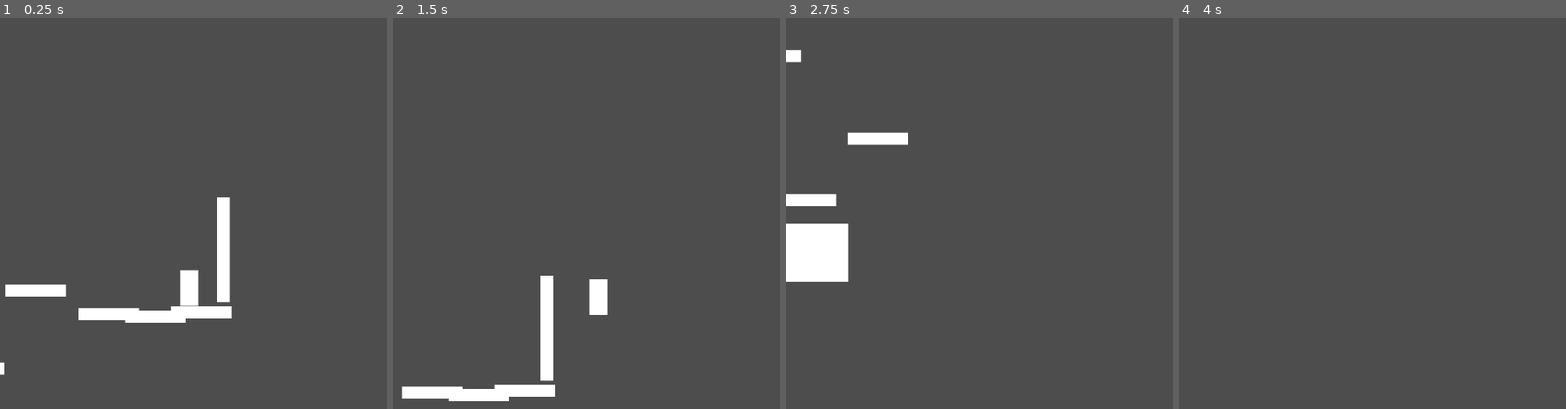
Above: before the commit, frames 1-4 (left to right).
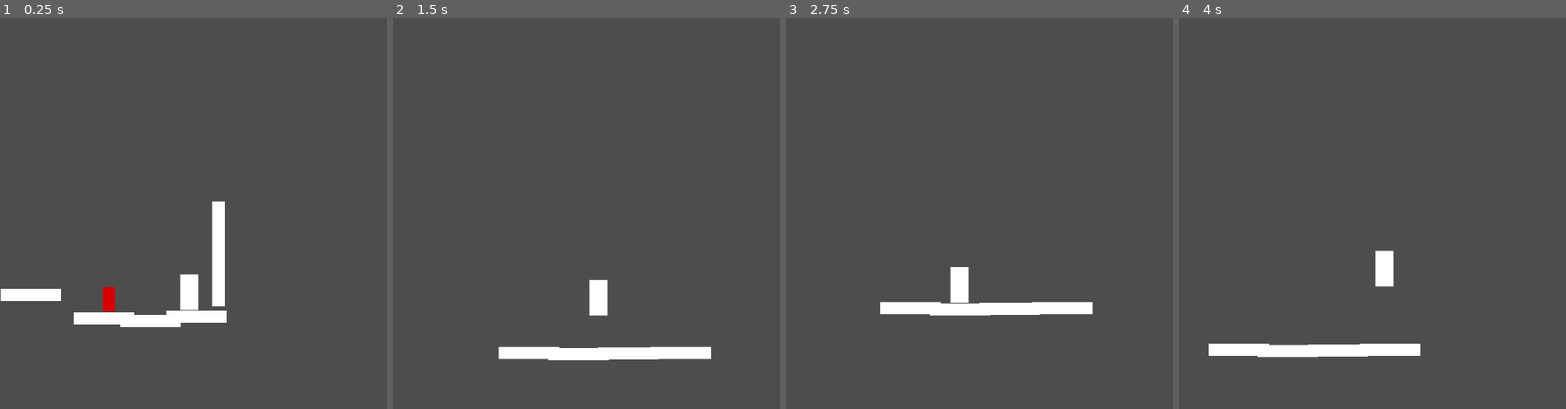
Above: after the commit, the same moments.

Repository: Zac-code/13DT_work
Game: Godot game, scene res://scenes(maps n stuff)/level1.tscn
Two runs of this game, one before a commit and one after it. Both use one fixed random seed, a clock stepped at 60 frames per second and the inputs below. Before the commit the project starts from res://scenes(maps n stuff)/level11.tscn.
Inputs:
- Up to frame 1 (0.25 s): no input
- Up to frame 2 (1.5 s): tap Enter (ui_accept) at 0.5, 0.77 s; hold Right (ui_right) from 0.53 s (still down)
- Up to frame 3 (2.75 s): tap Enter (ui_accept) at 1.52 s; release Right (ui_right) at 2.03 s; hold Left (ui_left) from 2.03 s (still down)
- Up to frame 4 (4 s): release Left (ui_left) at 2.78 s; hold Right (ui_right) from 2.78 s (still down); tap Enter (ui_accept) at 3.02, 3.77 s

The runs differ from the first frame. In frame 1, 2.4% of the frame differs, in the area x 0-60%, y 45-92%; in frame 2, 3.8%; in frame 3, 5.7%, in the area x 0-80%, y 8-77%; in frame 4, 2.2%.

Commit message:
worked on coding the portal and the spike function

Diff:
--- a/13-dtdungeonfighter/assets/player.tscn
+++ b/13-dtdungeonfighter/assets/player.tscn
@@ -4,7 +4,7 @@
 
 [sub_resource type="RectangleShape2D" id="RectangleShape2D_3uxwo"]
 
-[node name="player" type="CharacterBody2D" unique_id=1532654129 groups=["Player"]]
+[node name="player" type="CharacterBody2D" unique_id=1532654129 groups=["player"]]
 collision_layer = 5
 collision_mask = 5
 script = ExtResource("1_674bt")
--- a/13-dtdungeonfighter/assets/portal.tscn
+++ b/13-dtdungeonfighter/assets/portal.tscn
@@ -19,3 +19,5 @@
 offset_top = -87.0
 offset_right = 23.0
 offset_bottom = 87.0
+
+[connection signal="body_entered" from="." to="." method="_on_body_entered"]
--- /dev/null
+++ b/13-dtdungeonfighter/assets/spike.tscn
@@ -0,0 +1,20 @@
+[gd_scene format=3 uid="uid://bb3h545oinx01"]
+
+[ext_resource type="Script" uid="uid://c5l86jb7jcxtf" path="res://scripts(pain)/spike.gd" id="1_n5o1c"]
+
+[sub_resource type="RectangleShape2D" id="RectangleShape2D_62ai5"]
+size = Vector2(40, 40)
+
+[node name="spike" type="Area2D" unique_id=1258975517]
+script = ExtResource("1_n5o1c")
+
+[node name="ColorRect" type="ColorRect" parent="." unique_id=780553044]
+offset_right = 40.0
+offset_bottom = 40.0
+color = Color(0.8352941, 0, 0, 1)
+
+[node name="CollisionShape2D" type="CollisionShape2D" parent="." unique_id=850411974]
+position = Vector2(20, 20)
+shape = SubResource("RectangleShape2D_62ai5")
+
+[connection signal="body_entered" from="." to="." method="_on_body_entered"]
--- a/13-dtdungeonfighter/project.godot
+++ b/13-dtdungeonfighter/project.godot
@@ -17,7 +17,7 @@
 
 [global_group]
 
-Player=""
+player=""
 
 [physics]
 
--- /dev/null
+++ b/13-dtdungeonfighter/scenes(maps n stuff)/level1.tscn
@@ -0,0 +1,72 @@
+[gd_scene format=3 uid="uid://rsdhai00ktek"]
+
+[ext_resource type="PackedScene" uid="uid://dpgepu4jyvc1n" path="res://assets/platform.tscn" id="1_7w4ah"]
+[ext_resource type="PackedScene" uid="uid://58uu7hxioyx3" path="res://assets/portal.tscn" id="2_ky23v"]
+[ext_resource type="PackedScene" uid="uid://b21nos5yhuwux" path="res://scenes(maps n stuff)/level2.tscn" id="3_750so"]
+[ext_resource type="PackedScene" uid="uid://w1wfk1i5ewye" path="res://assets/player.tscn" id="4_et6da"]
+[ext_resource type="PackedScene" uid="uid://bb3h545oinx01" path="res://assets/spike.tscn" id="5_ky23v"]
+
+[sub_resource type="RectangleShape2D" id="RectangleShape2D_4hq0w"]
+size = Vector2(592, 96)
+
+[node name="level1" type="Node2D" unique_id=436667332]
+
+[node name="StaticBody2D" type="StaticBody2D" parent="." unique_id=1838252893]
+position = Vector2(16, 499)
+
+[node name="CollisionShape2D" type="CollisionShape2D" parent="StaticBody2D" unique_id=1514996548]
+position = Vector2(286, 38)
+shape = SubResource("RectangleShape2D_4hq0w")
+
+[node name="ColorRect" type="ColorRect" parent="StaticBody2D/CollisionShape2D" unique_id=1562077066]
+offset_left = -294.0
+offset_top = -46.0
+offset_right = 297.0
+offset_bottom = 50.0
+metadata/_edit_use_anchors_ = true
+
+[node name="StaticBody2D2" parent="." unique_id=160785346 instance=ExtResource("1_7w4ah")]
+position = Vector2(459, 452)
+
+[node name="StaticBody2D3" parent="." unique_id=1351490334 instance=ExtResource("1_7w4ah")]
+position = Vector2(696, 350)
+
+[node name="StaticBody2D4" parent="." unique_id=537326492 instance=ExtResource("1_7w4ah")]
+position = Vector2(343, 213)
+
+[node name="StaticBody2D5" parent="." unique_id=772527847 instance=ExtResource("1_7w4ah")]
+position = Vector2(155, 128)
+
+[node name="StaticBody2D6" parent="." unique_id=1155753685 instance=ExtResource("1_7w4ah")]
+position = Vector2(-145, 79)
+
+[node name="StaticBody2D7" parent="." unique_id=225773832 instance=ExtResource("1_7w4ah")]
+position = Vector2(14, -49)
+
+[node name="StaticBody2D8" parent="." unique_id=319671749 instance=ExtResource("1_7w4ah")]
+position = Vector2(219, -178)
+
+[node name="StaticBody2D9" parent="." unique_id=1580912514 instance=ExtResource("1_7w4ah")]
+position = Vector2(461, -139)
+
+[node name="StaticBody2D10" parent="." unique_id=824310146 instance=ExtResource("1_7w4ah")]
+position = Vector2(767, -142)
+
+[node name="portal" parent="." unique_id=1018089844 instance=ExtResource("2_ky23v")]
+position = Vector2(838, -246)
+next_level = ExtResource("3_750so")
+
+[node name="player" parent="." unique_id=1532654129 instance=ExtResource("4_et6da")]
+position = Vector2(743, -204)
+
+[node name="StaticBody2D11" parent="." unique_id=1188552312 instance=ExtResource("1_7w4ah")]
+position = Vector2(615, -135)
+
+[node name="spike" parent="." unique_id=1258975517 instance=ExtResource("5_ky23v")]
+position = Vector2(458, -191)
+
+[node name="spike2" parent="." unique_id=1184608284 instance=ExtResource("5_ky23v")]
+position = Vector2(697, 294)
+
+[node name="spike3" parent="." unique_id=2122782282 instance=ExtResource("5_ky23v")]
+position = Vector2(145, 74)
--- a/13-dtdungeonfighter/scenes(maps n stuff)/level11.tscn
+++ /dev/null
@@ -1,60 +0,0 @@
-[gd_scene format=3 uid="uid://rsdhai00ktek"]
-
-[ext_resource type="PackedScene" uid="uid://dpgepu4jyvc1n" path="res://assets/platform.tscn" id="1_t2eyv"]
-[ext_resource type="PackedScene" uid="uid://w1wfk1i5ewye" path="res://assets/player.tscn" id="2_um6n1"]
-[ext_resource type="PackedScene" uid="uid://58uu7hxioyx3" path="res://assets/portal.tscn" id="3_um6n1"]
-
-[sub_resource type="RectangleShape2D" id="RectangleShape2D_4hq0w"]
-size = Vector2(592, 96)
-
-[node name="level1" type="Node2D" unique_id=436667332]
-
-[node name="StaticBody2D" type="StaticBody2D" parent="." unique_id=1838252893]
-position = Vector2(16, 499)
-
-[node name="CollisionShape2D" type="CollisionShape2D" parent="StaticBody2D" unique_id=1514996548]
-position = Vector2(286, 38)
-shape = SubResource("RectangleShape2D_4hq0w")
-
-[node name="ColorRect" type="ColorRect" parent="StaticBody2D/CollisionShape2D" unique_id=1562077066]
-offset_left = -294.0
-offset_top = -46.0
-offset_right = 297.0
-offset_bottom = 50.0
-metadata/_edit_use_anchors_ = true
-
-[node name="StaticBody2D2" parent="." unique_id=160785346 instance=ExtResource("1_t2eyv")]
-position = Vector2(459, 452)
-
-[node name="StaticBody2D3" parent="." unique_id=1351490334 instance=ExtResource("1_t2eyv")]
-position = Vector2(696, 350)
-
-[node name="StaticBody2D4" parent="." unique_id=537326492 instance=ExtResource("1_t2eyv")]
-position = Vector2(343, 213)
-
-[node name="StaticBody2D5" parent="." unique_id=772527847 instance=ExtResource("1_t2eyv")]
-position = Vector2(155, 128)
-
-[node name="StaticBody2D6" parent="." unique_id=1155753685 instance=ExtResource("1_t2eyv")]
-position = Vector2(-145, 79)
-
-[node name="StaticBody2D7" parent="." unique_id=225773832 instance=ExtResource("1_t2eyv")]
-position = Vector2(14, -49)
-
-[node name="StaticBody2D8" parent="." unique_id=319671749 instance=ExtResource("1_t2eyv")]
-position = Vector2(219, -178)
-
-[node name="StaticBody2D9" parent="." unique_id=1580912514 instance=ExtResource("1_t2eyv")]
-position = Vector2(461, -139)
-
-[node name="StaticBody2D10" parent="." unique_id=824310146 instance=ExtResource("1_t2eyv")]
-position = Vector2(767, -142)
-
-[node name="portal" parent="." unique_id=1018089844 instance=ExtResource("3_um6n1")]
-position = Vector2(838, -246)
-
-[node name="player" parent="." unique_id=1532654129 instance=ExtResource("2_um6n1")]
-position = Vector2(726, -195)
-
-[node name="StaticBody2D11" parent="." unique_id=1188552312 instance=ExtResource("1_t2eyv")]
-position = Vector2(615, -135)
--- a/13-dtdungeonfighter/scripts(pain)/playerscript.gd
+++ b/13-dtdungeonfighter/scripts(pain)/playerscript.gd
@@ -2,10 +2,14 @@
 
 const SPEED := 300.0
 const JUMP_VELOCITY := -400.0
+const MAX_HEALTH := 3
 
 var score: int = 0
 var double_jump: bool = true
+var health := 3
+
 @export var ui: Node
+
 
 func _physics_process(delta: float) -> void:
 	if not is_on_floor():
@@ -28,3 +32,10 @@
 		velocity.x = move_toward(velocity.x, 0, SPEED * delta)
 
 	move_and_slide()
+
+
+func hit() -> void:
+	health -= 1
+
+	if health <= 0:
+		get_tree().call_deferred("reload_current_scene")
--- a/13-dtdungeonfighter/scripts(pain)/portal.gd
+++ b/13-dtdungeonfighter/scripts(pain)/portal.gd
@@ -1,6 +1,11 @@
 extends Area2D
+
+const PLAYER_GROUP := "player"
+
+@export var next_level : PackedScene
 
 
 func _on_body_entered(body: Node2D) -> void:
-	if body.is.in_group("Player"):
-		pass
+	if body.is_in_group(PLAYER_GROUP):
+		if next_level:
+			get_tree().call_deferred("change_scene_to_packed", next_level)
--- /dev/null
+++ b/13-dtdungeonfighter/scripts(pain)/spike.gd
@@ -0,0 +1,10 @@
+extends Area2D
+
+const PLAYER_GROUP := "player"
+
+
+func _on_body_entered(body: Node2D) -> void:
+	print("called")
+	if body in get_tree().get_nodes_in_group(PLAYER_GROUP):
+		print("true")
+		body.hit()
Not shown, added: 13-dtdungeonfighter/scripts(pain)/spike.gd.uid
